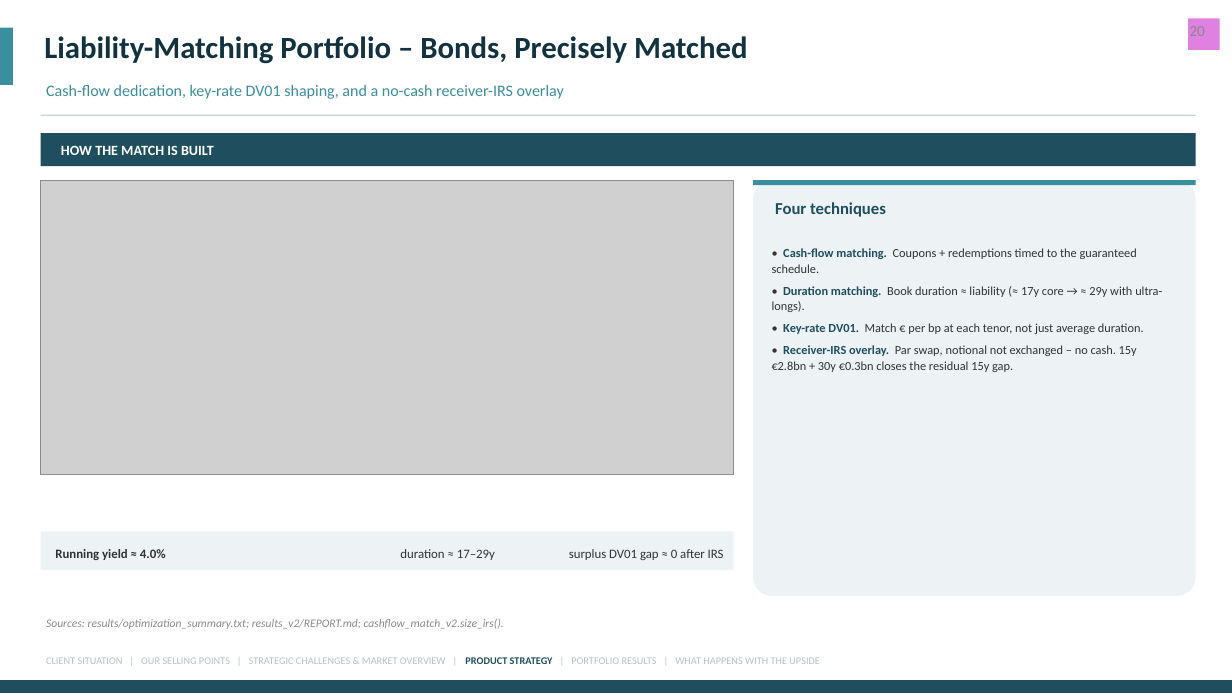
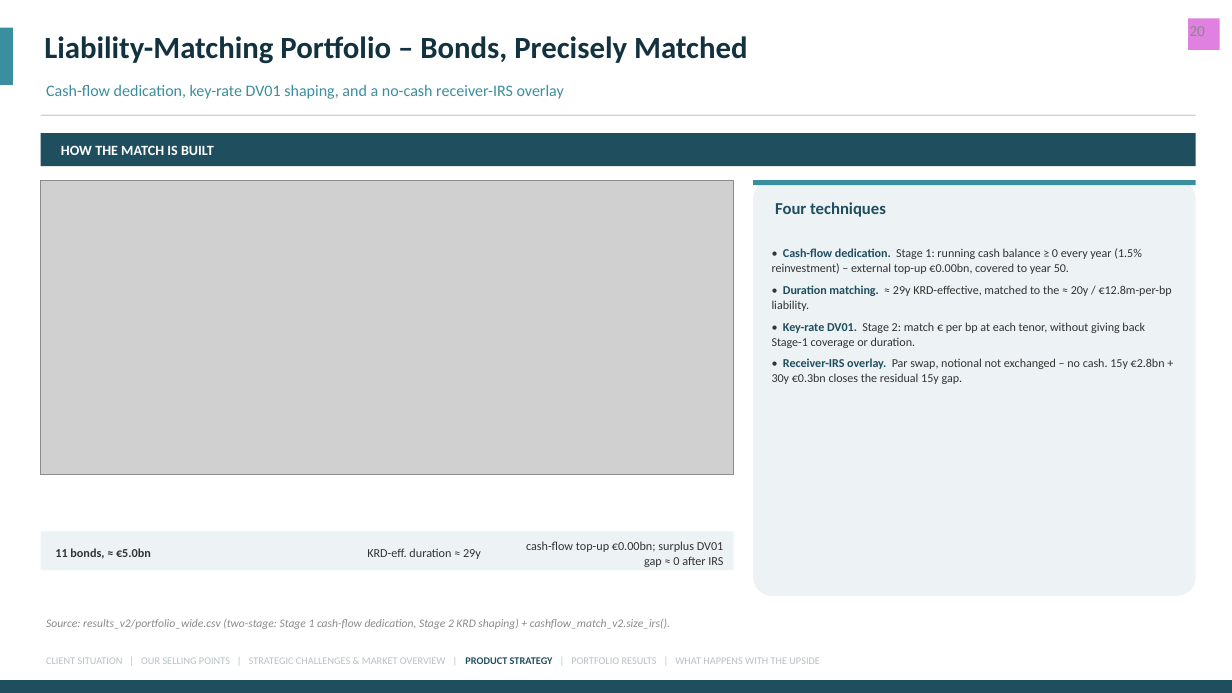
Before and after one commit to benthebender/Financ-Engeneering, a slide deck: slide 25 of Case 3/presentation/All-Kanns_Asset_Management.pptx. Drawn at 1232x693 pixels with LibreOffice and Linux fonts; fonts in the diff are those of the drawing; grey boxes stand for pictures. Boxes give left, top, right and bottom in pixels: in the first picture for what was removed or moved away, otherwise in the second. Text is boxed around its words. In the diff, an @@ line names an element or a change of style, - is before the commit and + after.

```diff
--- a/Case 3/presentation/All-Kanns_Asset_Management.pptx
+++ b/Case 3/presentation/All-Kanns_Asset_Management.pptx
@@ text at box(772, 248, 1172, 348): text changed; size 9.6 to 9.4 pt @@
-• Cash-flow matching. Coupons + redemptions timed to the guaranteed schedule.
-• Duration matching. Book duration ≈ liability (≈ 17y core → ≈ 29y with ultra-longs).
-• Key-rate DV01. Match € per bp at each tenor, not just average duration.
+• Cash-flow dedication. Stage 1: running cash balance ≥ 0 every year (1.5% reinvestment) – external top-up €0.00bn, covered to year 50.
+• Duration matching. ≈ 29y KRD-effective, matched to the ≈ 20y / €12.8m-per-bp liability.
+• Key-rate DV01. Stage 2: match € per bp at each tenor, without giving back Stage-1 coverage or duration.
@@ text at box(772, 358, 1165, 384): size 9.6 to 9.4 pt in "• Receiver-IRS overlay. Par swap, notional not ..." @@
@@ text at box(55, 548, 151, 559): text changed; size 10 to 9.5 pt @@
-Running yield ≈ 4.0%
+11 bonds, ≈ €5.0bn
@@ text at box(367, 548, 481, 559): text changed; size 10 to 9.5 pt @@
-duration ≈ 17–29y
+KRD-eff. duration ≈ 29y
@@ text at box(526, 541, 724, 567): text changed; size 10 to 9.5 pt @@
-surplus DV01 gap ≈ 0 after IRS
+cash-flow top-up €0.00bn; surplus DV01 gap ≈ 0 after IRS
@@ text at box(46, 619, 670, 629): text changed @@
-Sources: results/optimization_summary.txt; results_v2/REPORT.md; cashflow_match_v2.size_irs().
+Source: results_v2/portfolio_wide.csv (two-stage: Stage 1 cash-flow dedication, Stage 2 KRD shaping) + cashflow_match_v2.size_irs().
```
Also in this commit, not shown: 5 other slides changed, 36 other files.
